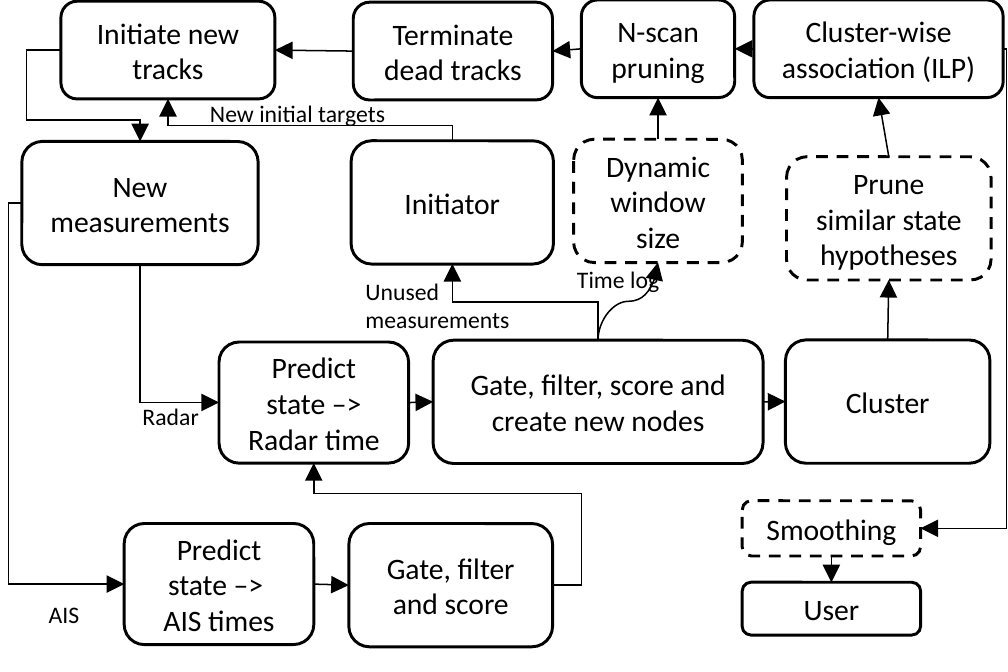
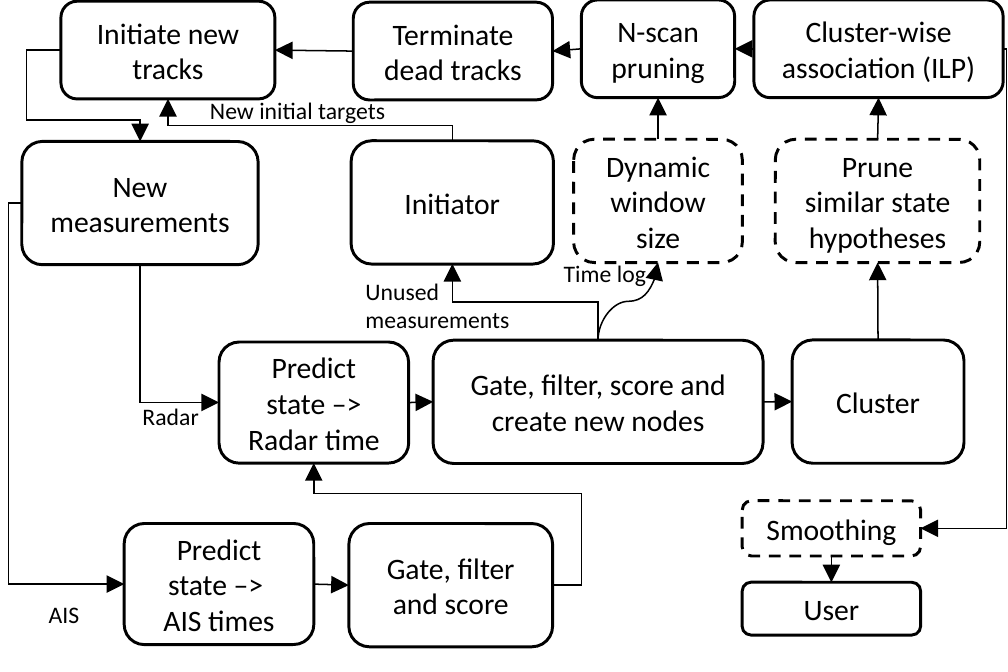
Before and after one commit to erikliland/TTK4900-LaTex, a slide deck: slide 1 of Figures/algorithm_flowchart.pptx. Drawn at 1008x672 pixels with LibreOffice and Linux fonts; fonts in the diff are those of the drawing. Boxes give left, top, right and bottom in pixels: in the first picture for what was removed or moved away, otherwise in the second. Text is boxed around its words. In the diff, an @@ line names an element or a change of style, - is before the commit and + after.

```diff
--- a/Figures/algorithm_flowchart.pptx
+++ b/Figures/algorithm_flowchart.pptx
@@ text "New initial targets" rewrapped from (210, 105, 385, 126) to (210, 99, 385, 126) @@
@@ arrow moved from (891, 156) - (880, 98) to (878, 139) - (880, 98) @@
@@ rounded rectangle "Prune similar state hypotheses": place and size @@
-rounded rectangle "Prune similar state hypotheses" at (788, 156, 993, 280)
+rounded rectangle "Prune similar state hypotheses" at (775, 139, 980, 263)
@@ text "Time log": place and size @@
-text "Time log" at (577, 268, 659, 295)
+text "Time log" at (564, 262, 646, 286)
@@ arrow moved from (888, 340) - (891, 280) to (880, 340) - (878, 263) @@
@@ rounded rectangle "Cluster": place and size @@
-rounded rectangle "Cluster" at (786, 340, 991, 463)
+rounded rectangle "Cluster" at (792, 340, 965, 463)
@@ arrow moved from (765, 401) - (786, 401) to (765, 401) - (792, 401) @@
```
Also in this commit, not shown: 54 other files.
